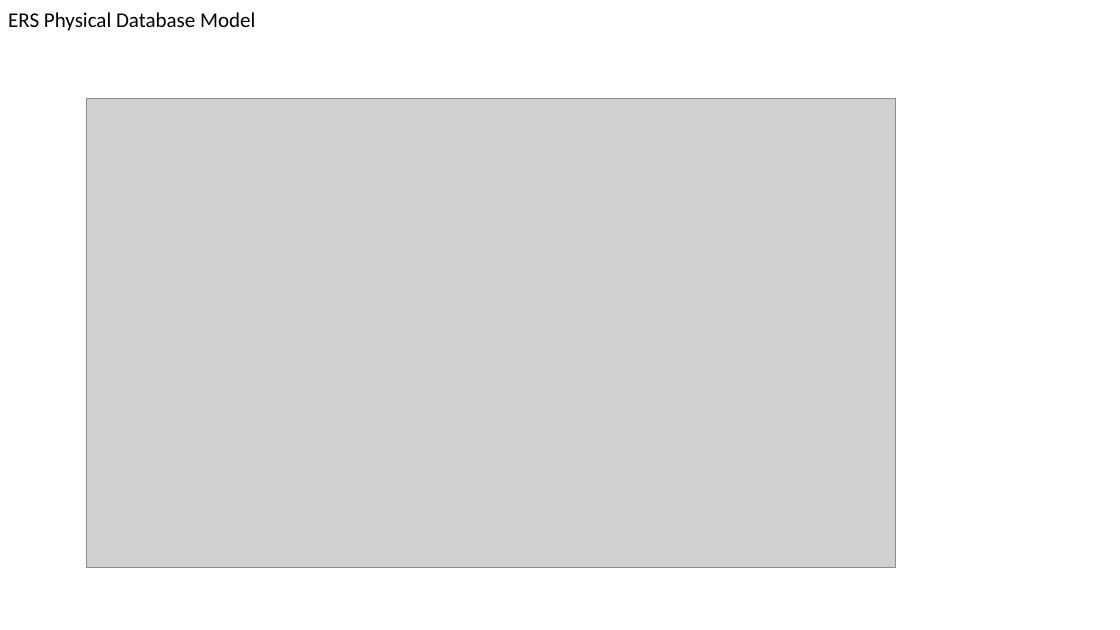
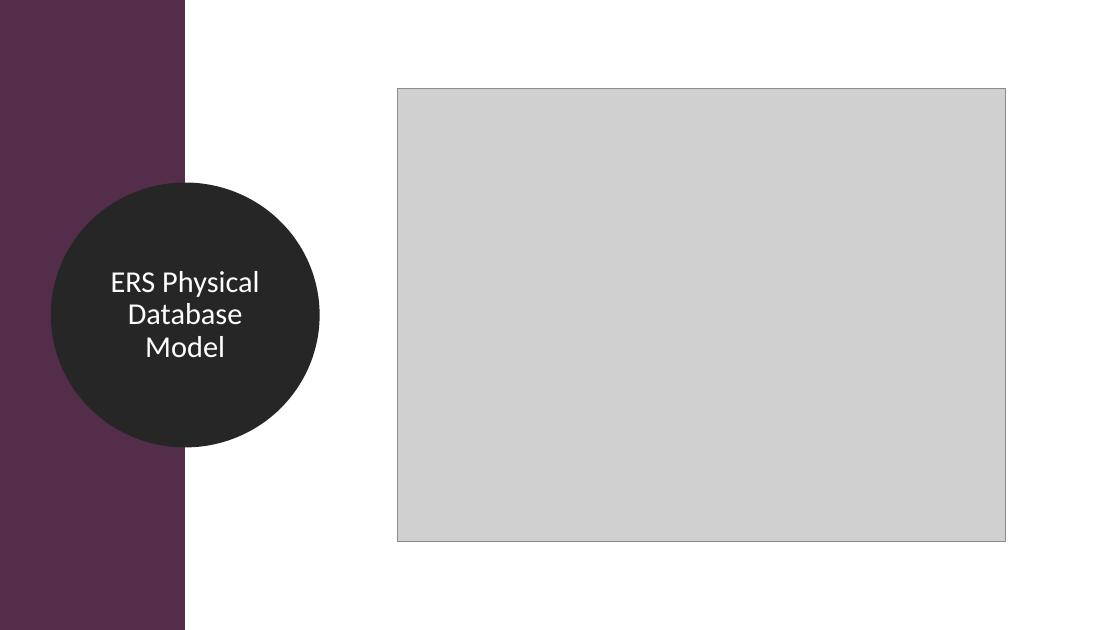
Before and after one commit to tlw8253/Expense-Reimbursement-System, a slide deck: slide 6 of docs/ERS.pptx. Drawn at 1120x630 pixels with LibreOffice and Linux fonts; fonts in the diff are those of the drawing; grey boxes stand for pictures. Boxes give left, top, right and bottom in pixels: in the first picture for what was removed or moved away, otherwise in the second. Text is boxed around its words. In the diff, an @@ line names an element or a change of style, - is before the commit and + after.

```diff
--- a/docs/ERS.pptx
+++ b/docs/ERS.pptx
@@ rectangle added at (0,0,185,630), fill #542D4B @@
@@ picture: place and size @@
-picture at (87,98,897,567)
+picture at (397,88,1006,541)
@@ ellipse "ERS Physical Database Model": place and size @@
-ellipse "ERS Physical Database Model" at (8,12,255,31)
+ellipse "ERS Physical Database Model" at (59,191,312,439)
@@ ellipse "ERS Physical Database Model" at (59,191,312,439): size 18 to 26 pt, text colour #000000 to #FFFFFF; alignment left to centre; line spacing 1 to 0.9; more space between paragraphs; vertical alignment top to middle; fill none to #262626; outline none to #262626 13.75 pt @@
```
Also in this commit, not shown: 17 other files.
